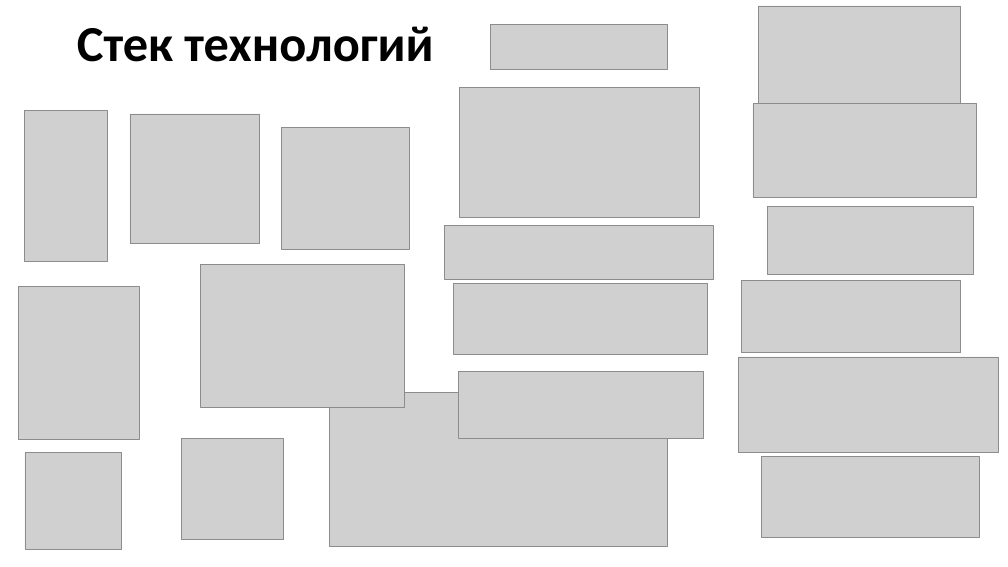
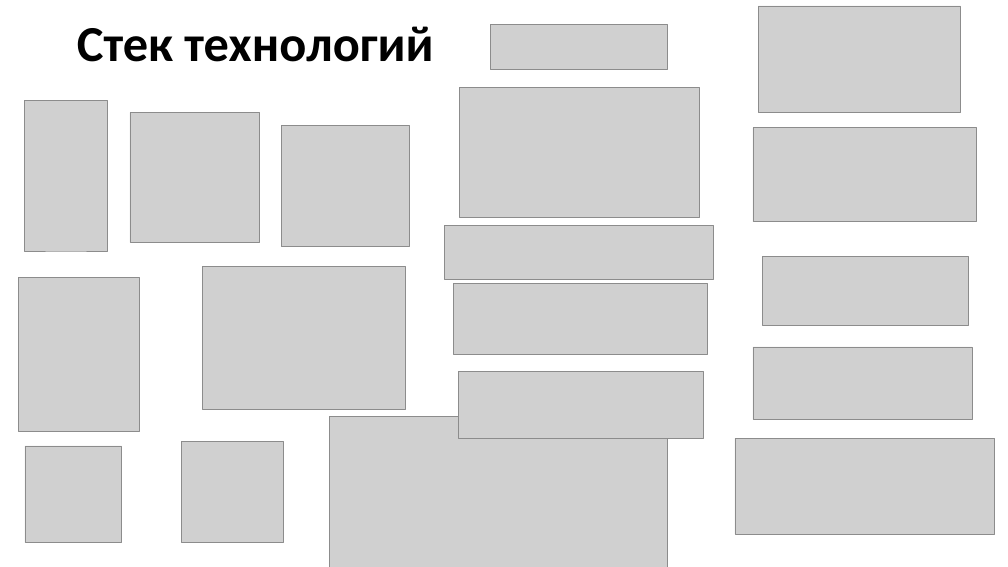
Before and after one commit to DEdKorolev/sushishop, a slide deck: slide 6 of Разработка cайта для магазина роллов и суши.pptx. Drawn at 1008x567 pixels with LibreOffice and Linux fonts; fonts in the diff are those of the drawing; grey boxes stand for pictures. Boxes give left, top, right and bottom in pixels: in the first picture for what was removed or moved away, otherwise in the second. Text is boxed around its words. In the diff, an @@ line names an element or a change of style, - is before the commit and + after.

```diff
--- a/Разработка cайта для магазина роллов и суши.pptx
+++ b/Разработка cайта для магазина роллов и суши.pptx
@@ picture: place and size @@
-picture at bbox=[25, 110, 107, 262]
+picture at bbox=[25, 100, 107, 251]
@@ picture: place and size @@
-picture at bbox=[753, 104, 977, 197]
+picture at bbox=[753, 128, 977, 222]
@@ picture: place and size @@
-picture at bbox=[768, 206, 973, 274]
+picture at bbox=[762, 257, 968, 325]
@@ picture: place and size @@
-picture at bbox=[18, 287, 139, 440]
+picture at bbox=[18, 278, 139, 432]
@@ picture: place and size @@
-picture at bbox=[742, 281, 961, 353]
+picture at bbox=[753, 347, 972, 420]
@@ picture: place and size @@
-picture at bbox=[330, 392, 668, 547]
+picture at bbox=[330, 417, 668, 567]
@@ picture: place and size @@
-picture at bbox=[25, 453, 122, 550]
+picture at bbox=[25, 446, 122, 543]
@@ picture: place and size @@
-picture at bbox=[739, 357, 999, 452]
+picture at bbox=[735, 439, 995, 534]
@@ picture removed at bbox=[761, 457, 979, 538] @@
```
Also in this commit, not shown: 5 other files.
